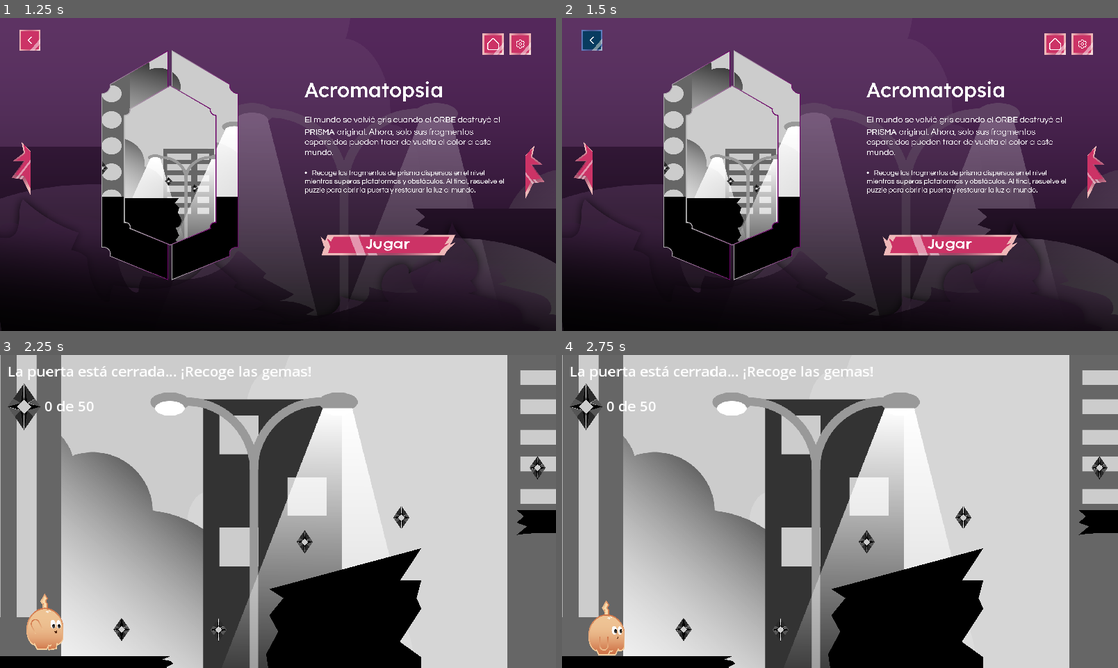
Above: before the commit, frames 1-4 (two rows, left to right).
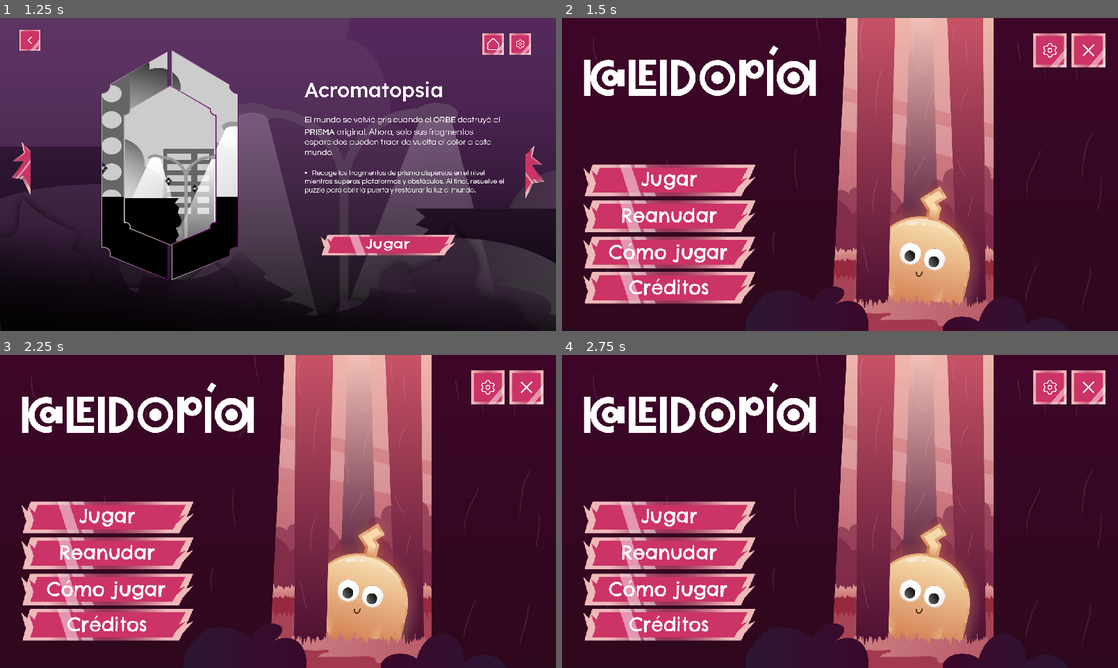
Above: after the commit, the same moments.

Repository: Galeceon/Platform-thesis
Game: Godot game, scene res://Assets/Scenes/UI/MainMenu.tscn
The game is run twice, just before and just after one commit, with the same random seed, the same clock (stepped at 60 frames per second) and the same inputs. Sound files missing from this copy of the repository are replaced by a short silence.
Inputs (mouse positions are in pixels of both pictures, inside the frame that each line leads up to):
- Up to frame 1 (1.25 s): click (105, 180) at 0.5 s
- Up to frame 2 (1.5 s): click (589, 39) at 1.25 s
- Up to frame 3 (2.25 s): click (389, 583) at 2.02 s
- Up to frame 4 (2.75 s): no input

Frame 1 is identical in both runs. In frame 2, 91% of the frame differs, in the area x 0-100%, y 0-100%; in frame 3, 100%; in frame 4, 100%.

Commit message:
Update LevelSelect.gd

Diff:
--- a/Assets/Script/LevelSelect.gd
+++ b/Assets/Script/LevelSelect.gd
@@ -64,7 +64,7 @@
 
 # --- Botones adicionales ---
 func _on_p_atras() -> void:
-	get_tree().change_scene_to_file("res://Assets/Scenes/UI/PreviousMenu.tscn")
+	get_tree().change_scene_to_file("res://Assets/Scenes/UI/MainMenu.tscn")
 
 func _on_config() -> void:
 	get_tree().change_scene_to_file("res://Assets/Scenes/UI/OptionsMenu.tscn")
